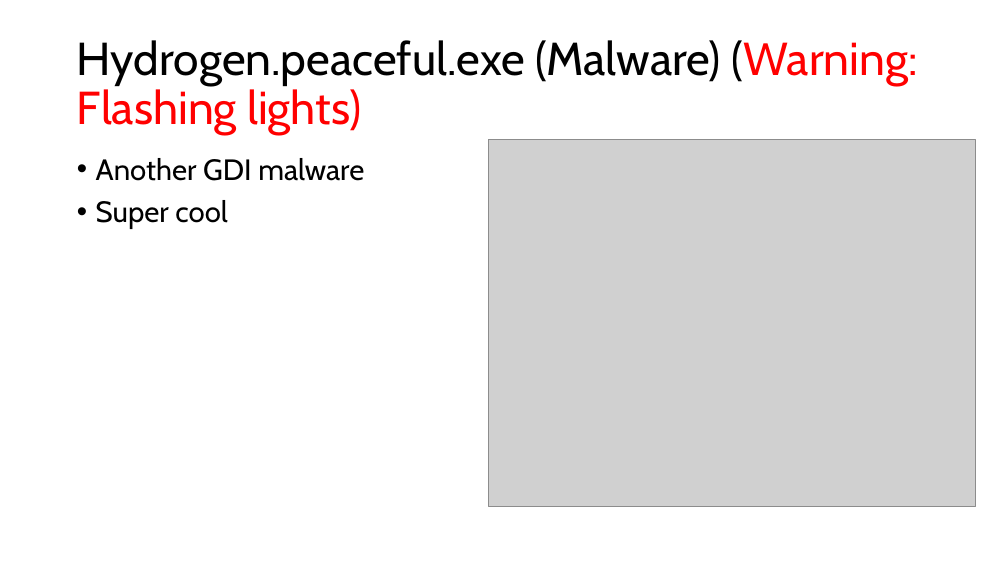
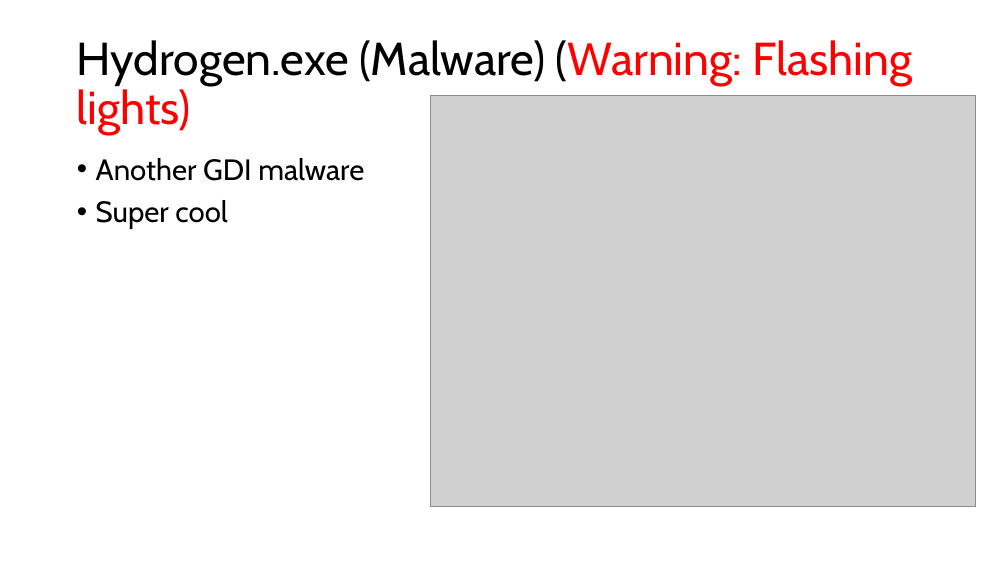
Before and after one commit to jacobchlebowski/cyber-outreach, a slide deck: slide 4 of Malware Presentation and Demonstration.pptx (slide 5 before the commit). Drawn at 1008x567 pixels with LibreOffice and Linux fonts; fonts in the diff are those of the drawing; grey boxes stand for pictures. Boxes give left, top, right and bottom in pixels: in the first picture for what was removed or moved away, otherwise in the second. Text is boxed around its words. In the diff, an @@ line names an element or a change of style, - is before the commit and + after.

```diff
--- a/Malware Presentation and Demonstration.pptx
+++ b/Malware Presentation and Demonstration.pptx
@@ title at <box>77,40,912,135</box>: text changed; text colour #000000 to #FF0000 @@
-Hydrogen.peaceful.exe (Malware) (Warning: Flashing lights)
+Hydrogen.exe (Malware) (Warning: Flashing lights)
@@ picture: place and size @@
-picture at <box>489,140,976,507</box>
+picture at <box>430,95,975,507</box>
```
Also in this commit, not shown: 3 other slides changed, 7 slides removed, 1 other file.
